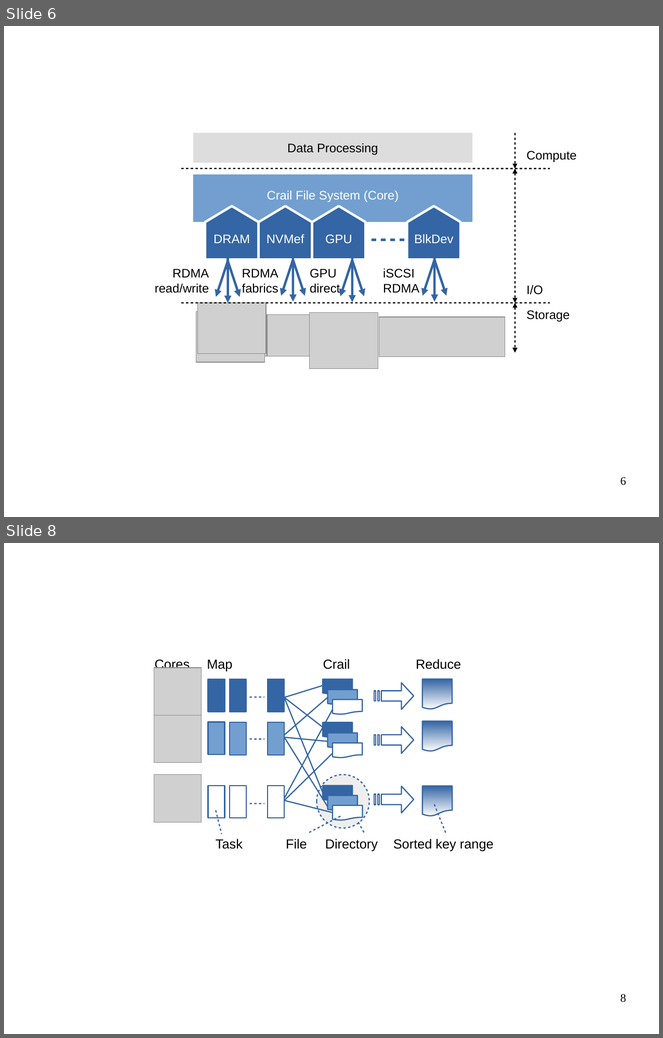
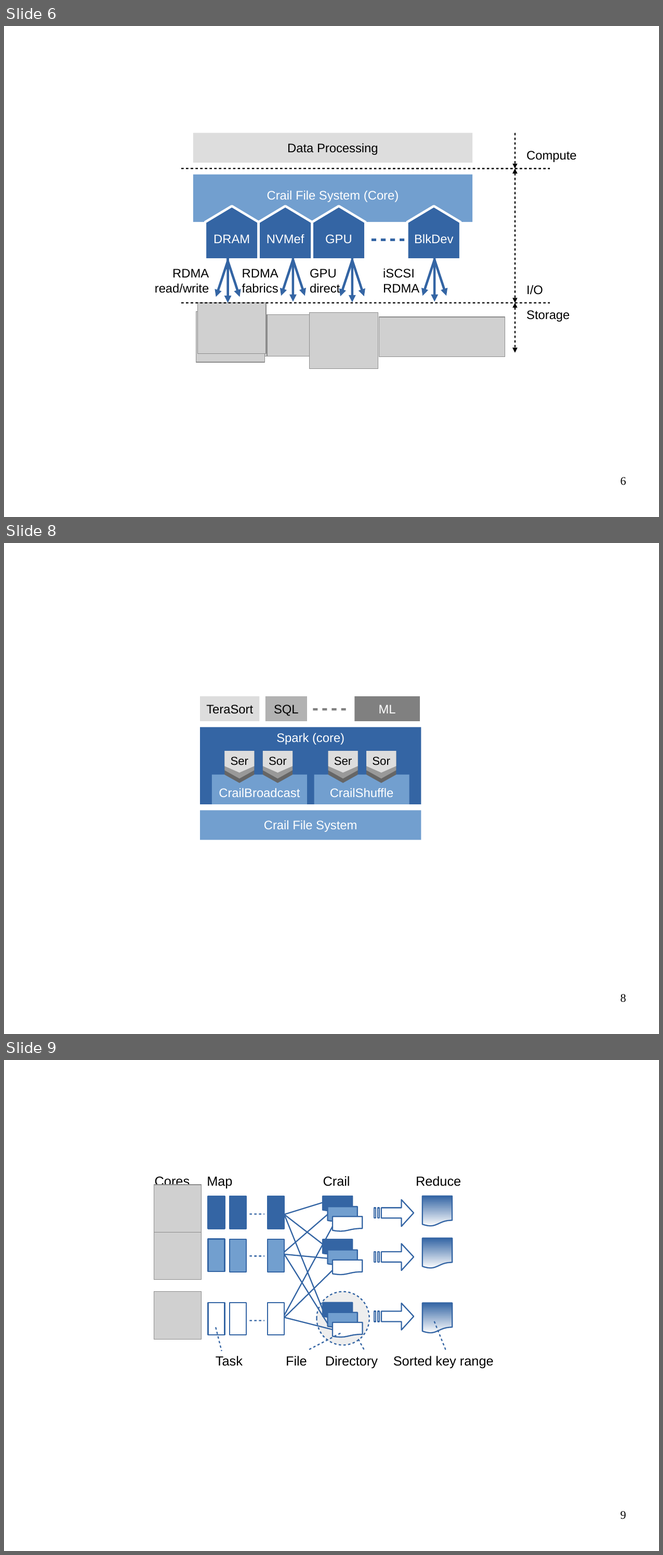
Before and after one commit to apache/incubator-crail-website, a slide deck: _graphix/website.odp. Shown one above the other, each under a label of ours: slides 6 and 8 before the commit, slides 6, 8 and 9 after it; the slides between them are not shown. The pictures are 663x1038 and 663x1555 pixels, drawn with LibreOffice and Linux fonts; fonts in the diff are those of the drawing; grey boxes stand for pictures; background and template pictures are left out. Boxes give left, top, right and bottom in pixels: in the first picture for what was removed or moved away, otherwise in the second. Text is boxed around its words. In the diff, an @@ line names an element or a change of style, - is before the commit and + after.

```diff
--- a/_graphix/website.odp
+++ b/_graphix/website.odp
@@ slide 8 added at (4, 543, 659, 1034), background #FFFFFF @@
@@ rectangle added at (200, 696, 260, 721), fill #DDDDDD, 15 pt, text #000000 @@
+TeraSort
@@ rectangle added at (266, 696, 307, 721), fill #B2B2B2, 15 pt, text #000000 @@
+SQL
@@ rectangle added at (355, 696, 420, 721), fill #808080, 15 pt, text #FFFFFF @@
+ML
@@ line added from (313, 709) to (349, 709), #808080 2.89 pt @@
@@ rectangle added at (200, 727, 422, 805), fill #3465A4 @@
@@ text added at (276, 733, 345, 745), 15 pt, text #FFFFFF @@
+Spark (core)
@@ freeform shape added at (224, 755, 254, 783), fill #666666 @@
@@ freeform shape added at (224, 751, 254, 779), fill #999999 @@
@@ freeform shape added at (224, 751, 254, 773), fill #DDDDDD @@
@@ text added at (231, 757, 249, 766), 14 pt, text #000000 @@
+Ser
@@ freeform shape added at (263, 755, 293, 783), fill #666666 @@
@@ freeform shape added at (263, 751, 293, 779), fill #999999 @@
@@ freeform shape added at (263, 751, 293, 773), fill #DDDDDD @@
@@ text added at (269, 757, 287, 766), 14 pt, text #000000 @@
+Sor
@@ freeform shape added at (328, 755, 358, 783), fill #666666 @@
@@ freeform shape added at (328, 751, 358, 779), fill #999999 @@
@@ freeform shape added at (328, 751, 358, 773), fill #DDDDDD @@
@@ text added at (334, 757, 352, 766), 14 pt, text #000000 @@
+Ser
@@ freeform shape added at (366, 755, 397, 783), fill #666666 @@
@@ freeform shape added at (366, 751, 397, 779), fill #999999 @@
@@ freeform shape added at (366, 751, 397, 773), fill #DDDDDD @@
@@ text added at (372, 757, 390, 766), 14 pt, text #000000 @@
+Sor
@@ rectangle added at (212, 775, 307, 805), fill #729FCF @@
@@ rectangle added at (314, 775, 410, 805), fill #729FCF @@
@@ text added at (219, 788, 300, 797), 15 pt, text #FFFFFF @@
+CrailBroadcast
@@ text added at (330, 788, 393, 797), 15 pt, text #FFFFFF @@
+CrailShuffle
@@ rectangle added at (200, 811, 422, 840), fill #729FCF @@
@@ text added at (264, 821, 357, 832), 15 pt, text #FFFFFF @@
+Crail File System
@@ page number added at (621, 994, 626, 1003), 14 pt, text #000000 @@
+8
@@ what was slide 8 is now slide 9 @@
@@ page number at (621, 1511, 626, 1520): text changed @@
-8
+9
```
Also in this commit, not shown: 1 slide changed, 1 other file.
